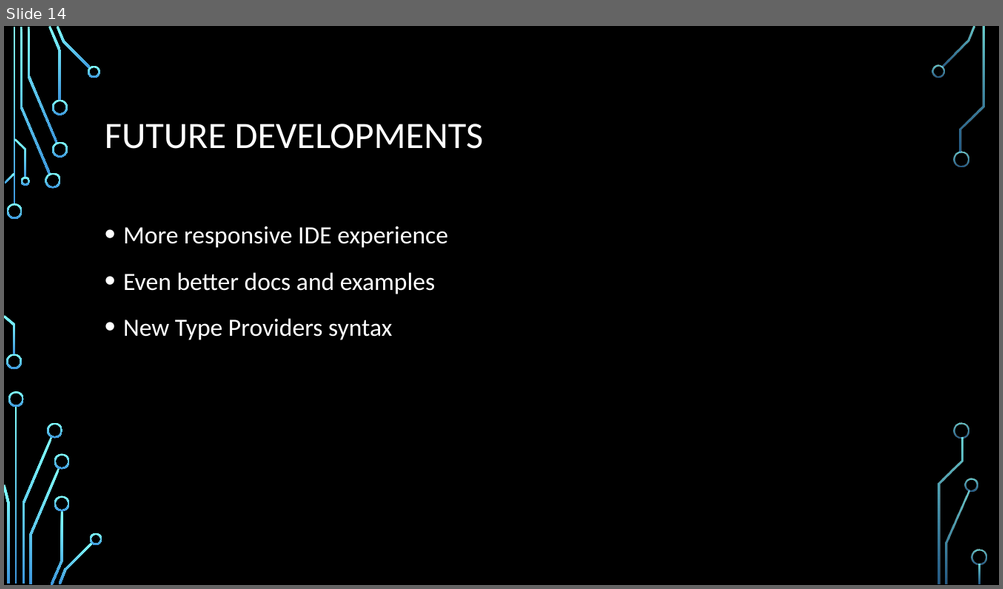
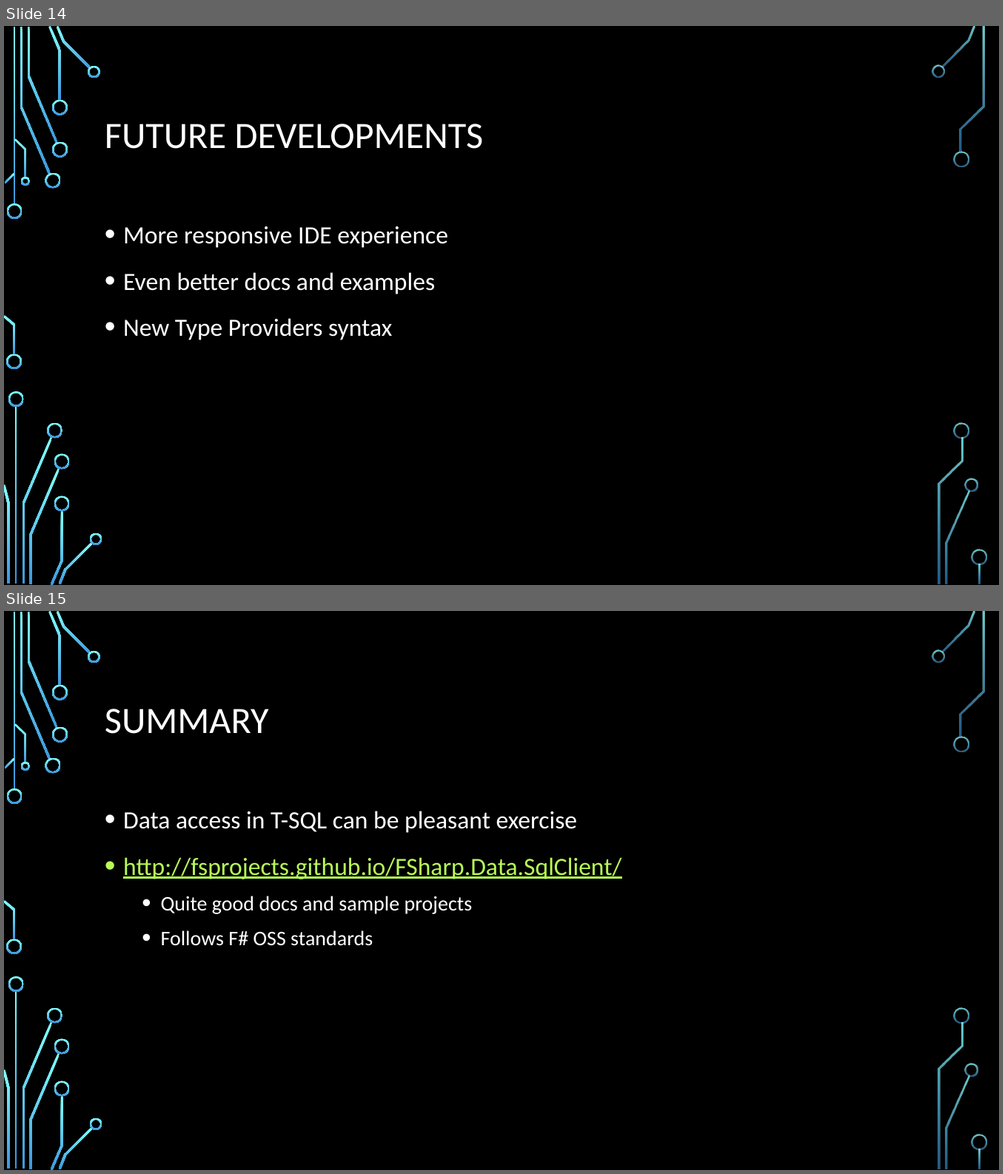
Before and after one commit to dmitry-a-morozov/Presentations, a slide deck: NYC FSharp UG. 2014-08-26/NYC F# UG. 2014-08-26.pptx. Shown one above the other, each under a label of ours: slide 14 before the commit, slides 14 and 15 after it. The pictures are 1003x589 and 1003x1174 pixels, drawn with LibreOffice and Linux fonts; fonts in the diff are those of the drawing; background and template pictures are left out. Boxes give left, top, right and bottom in pixels: in the first picture for what was removed or moved away, otherwise in the second. Text is boxed around its words. In the diff, an @@ line names an element or a change of style, - is before the commit and + after.

Commit message:
add one project - WPF. Binding. Updates

```diff
--- a/NYC FSharp UG. 2014-08-26/NYC F# UG. 2014-08-26.pptx
+++ b/NYC FSharp UG. 2014-08-26/NYC F# UG. 2014-08-26.pptx
@@ slide 15 added at [4, 611, 999, 1170], background picture (left out); not listed: 36 template elements that a slide beside it also shows @@
@@ title added at [105, 709, 269, 734], 36 pt, text #FFFFFF @@
+SUMMARY
@@ text added at [123, 811, 621, 946], 24 pt, text #FFFFFF @@
+• Data access in T-SQL can be pleasant exercise
+• http://fsprojects.github.io/FSharp.Data.SqlClient/
+  • Quite good docs and sample projects
+  • Follows F# OSS standards
```
Also in this commit, not shown: 11 other files.
